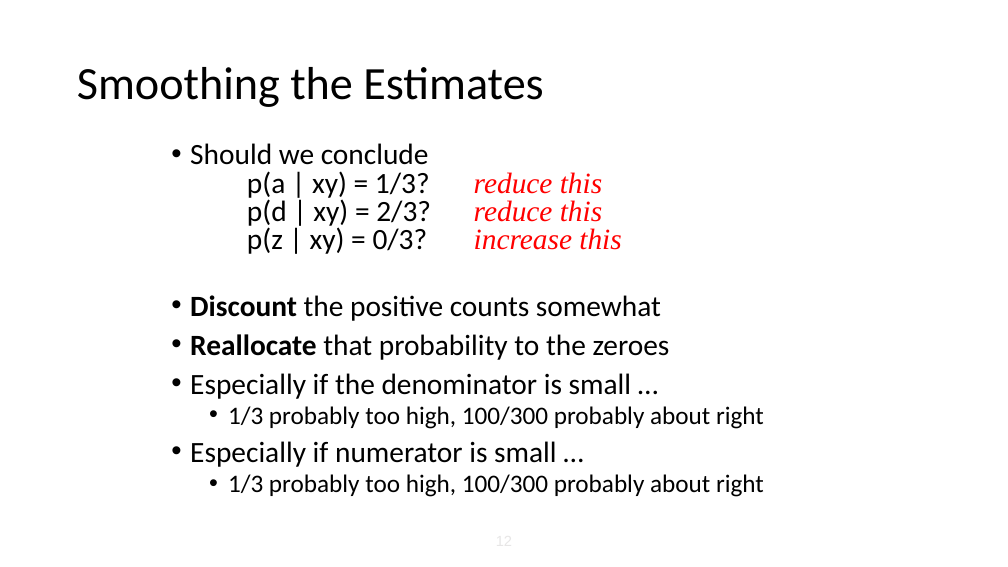
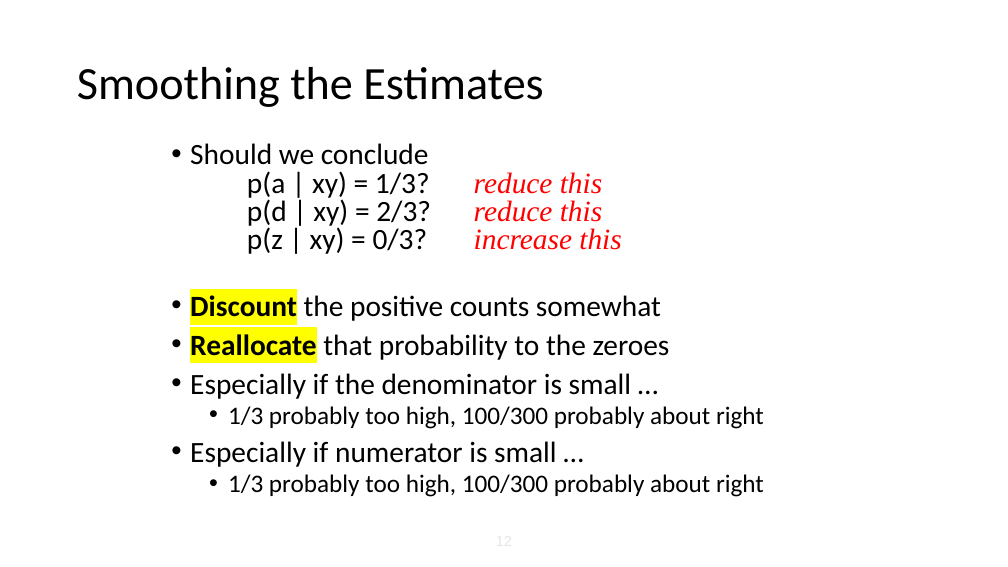
Before and after one commit to balhafni/csci_544_fa_18_slides, a slide deck: slide 12 of smoothing_0926.pptx. Drawn at 1008x567 pixels with LibreOffice and Linux fonts; fonts in the diff are those of the drawing. Boxes give left, top, right and bottom in pixels: in the first picture for what was removed or moved away, otherwise in the second. Text is boxed around its words. In the diff, an @@ line names an element or a change of style, - is before the commit and + after.

```diff
--- a/smoothing_0926.pptx
+++ b/smoothing_0926.pptx
@@ text at bbox=[190, 295, 670, 360]: highlight none to #FFFF00 in "Discount", "Reallocate" @@
```
Also in this commit, not shown: 4 other slides changed.
